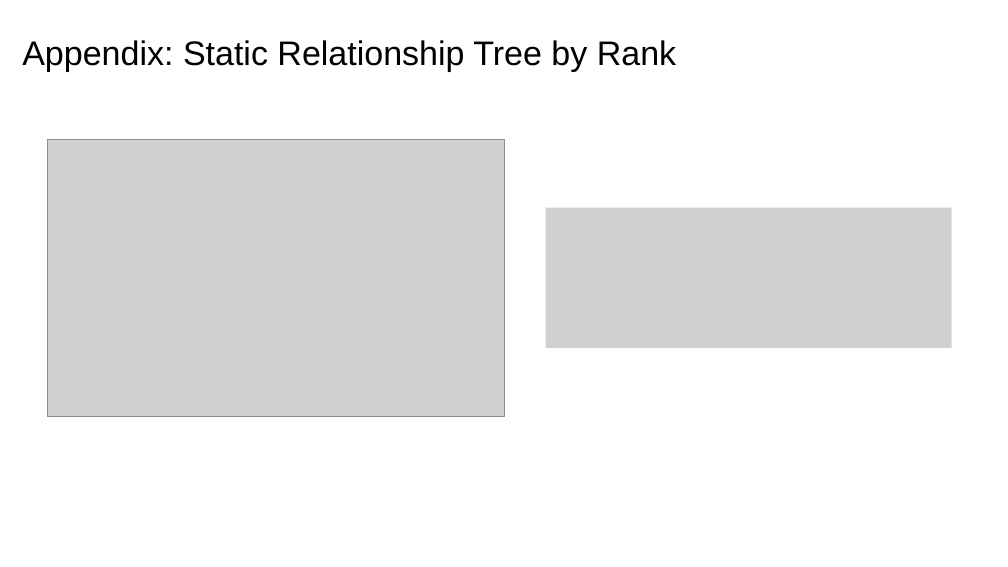
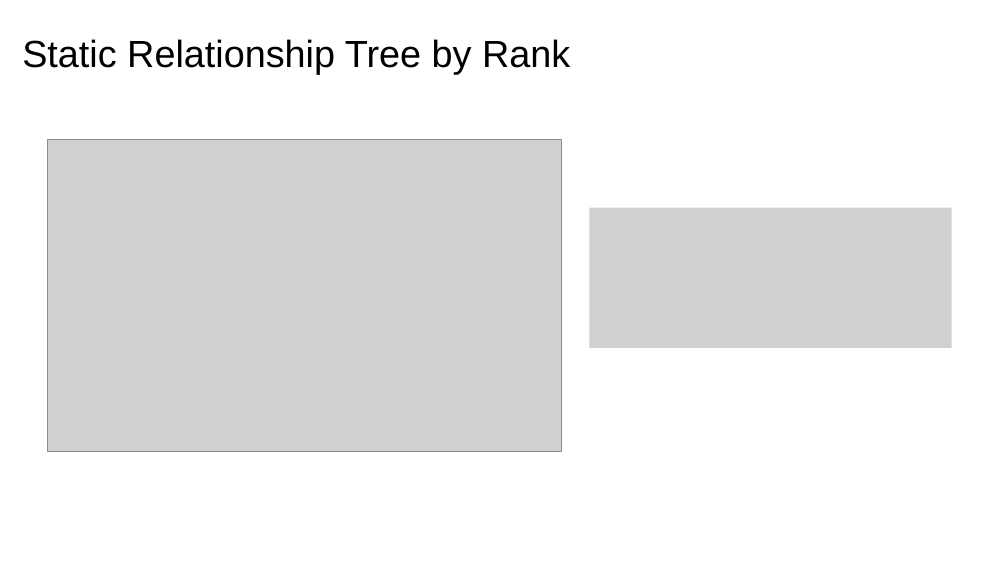
Before and after one commit to zhuliang21/Parallel-Matrix-Multiplication, a slide deck: slide 9 of powerpoint/Pre.pptx (slide 15 before the commit). Drawn at 1008x567 pixels with LibreOffice and Linux fonts; fonts in the diff are those of the drawing; grey boxes stand for pictures. Boxes give left, top, right and bottom in pixels: in the first picture for what was removed or moved away, otherwise in the second. Text is boxed around its words. In the diff, an @@ line names an element or a change of style, - is before the commit and + after.

```diff
--- a/powerpoint/Pre.pptx
+++ b/powerpoint/Pre.pptx
@@ title at box(22, 39, 570, 74): text changed; size 32.4 to 36 pt @@
-Appendix: Static Relationship Tree by Rank
+Static Relationship Tree by Rank
@@ picture: place and size @@
-picture at box(47, 139, 504, 417)
+picture at box(47, 139, 561, 451)
@@ picture: place and size @@
-picture at box(546, 208, 952, 348)
+picture at box(590, 208, 952, 348)
```
Also in this commit, not shown: 7 other slides changed, 1 other file.
